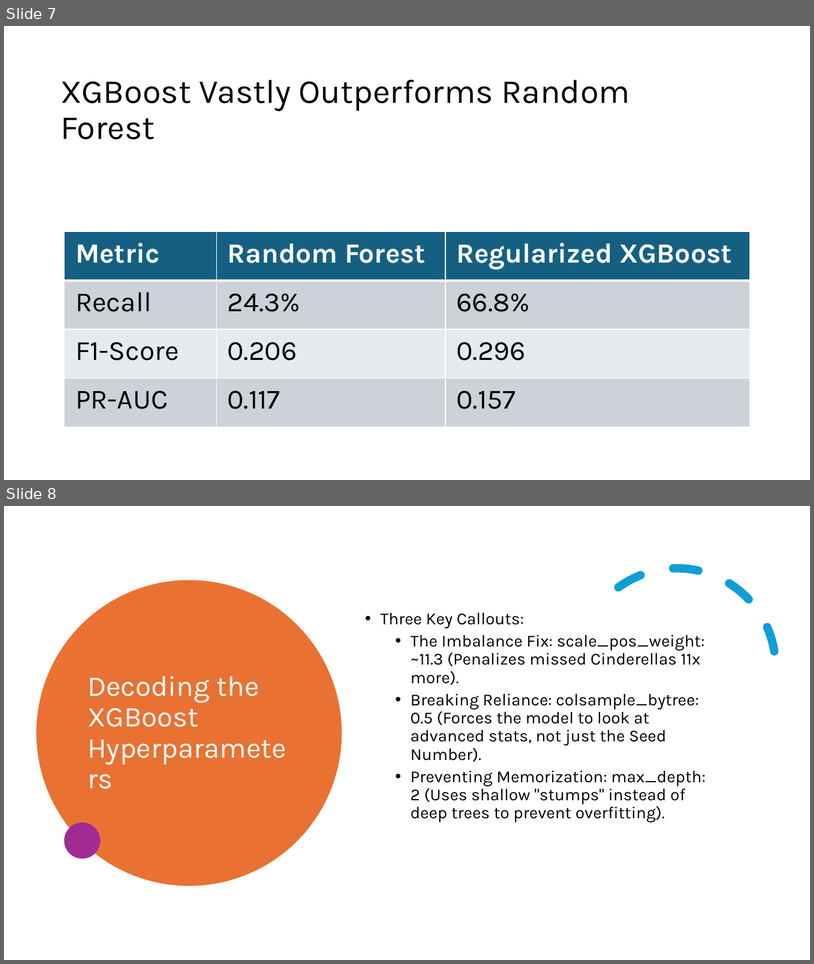
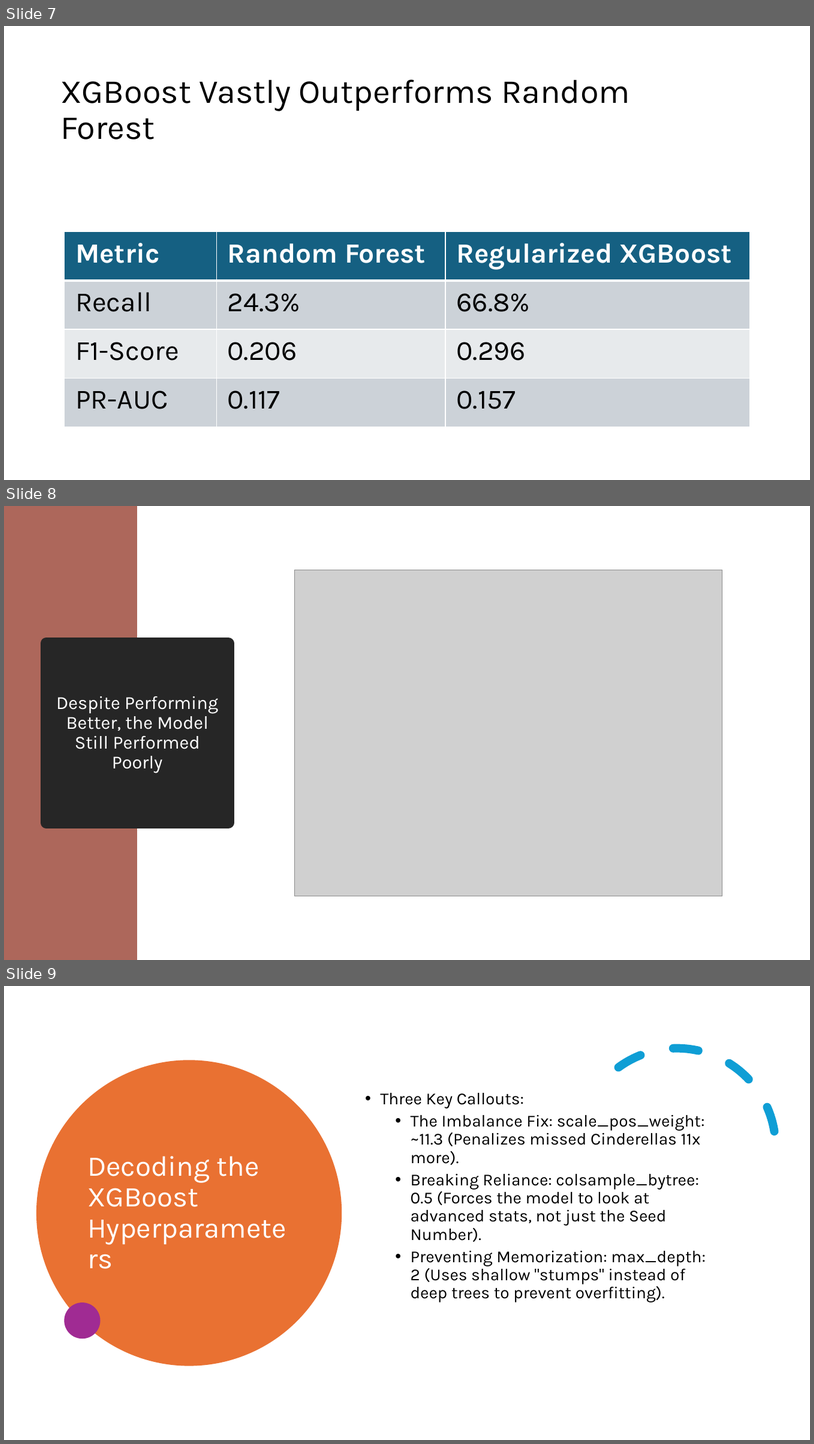
Before and after one commit to ThatTwoDude/STAT486_FinalProject, a slide deck: progress/ClassPresentation.pptx. Shown one above the other, each under a label of ours: slides 7 and 8 before the commit, slides 7, 8 and 9 after it. The pictures are 814x964 and 814x1444 pixels, drawn with LibreOffice and Linux fonts; fonts in the diff are those of the drawing; grey boxes stand for pictures. Boxes give left, top, right and bottom in pixels: in the first picture for what was removed or moved away, otherwise in the second. Text is boxed around its words. In the diff, an @@ line names an element or a change of style, - is before the commit and + after.

```diff
--- a/progress/ClassPresentation.pptx
+++ b/progress/ClassPresentation.pptx
@@ slide 8 added at (x1=4, y1=506, x2=810, y2=960), background #FFFFFF @@
@@ rectangle added at (x1=4, y1=506, x2=137, y2=960), fill #AD675B @@
@@ picture added at (x1=295, y1=570, x2=723, y2=895) @@
@@ title added at (x1=47, y1=643, x2=228, y2=822), fill #262626, outline #262626 13.75 pt, 22 pt, text #FFFFFF @@
+Despite Performing Better, the Model Still Performed Poorly
@@ what was slide 8 is now slide 9 @@
```
Also in this commit, not shown: 1 slide changed, 4 other files.
